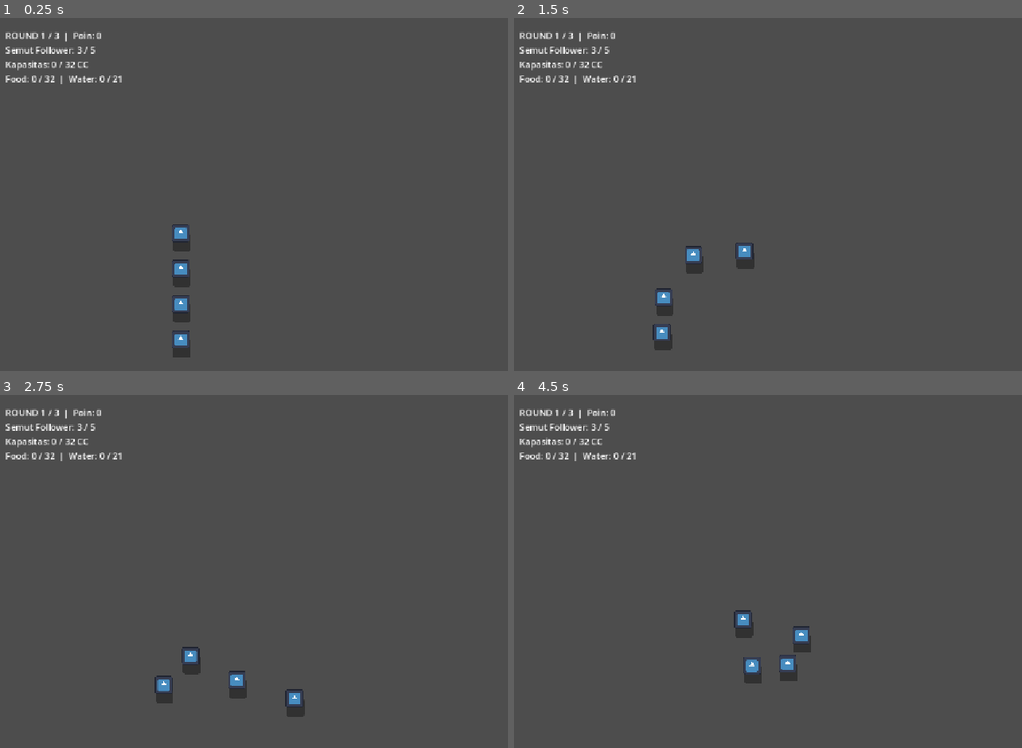
Above: before the commit, frames 1-4 (two rows, left to right).
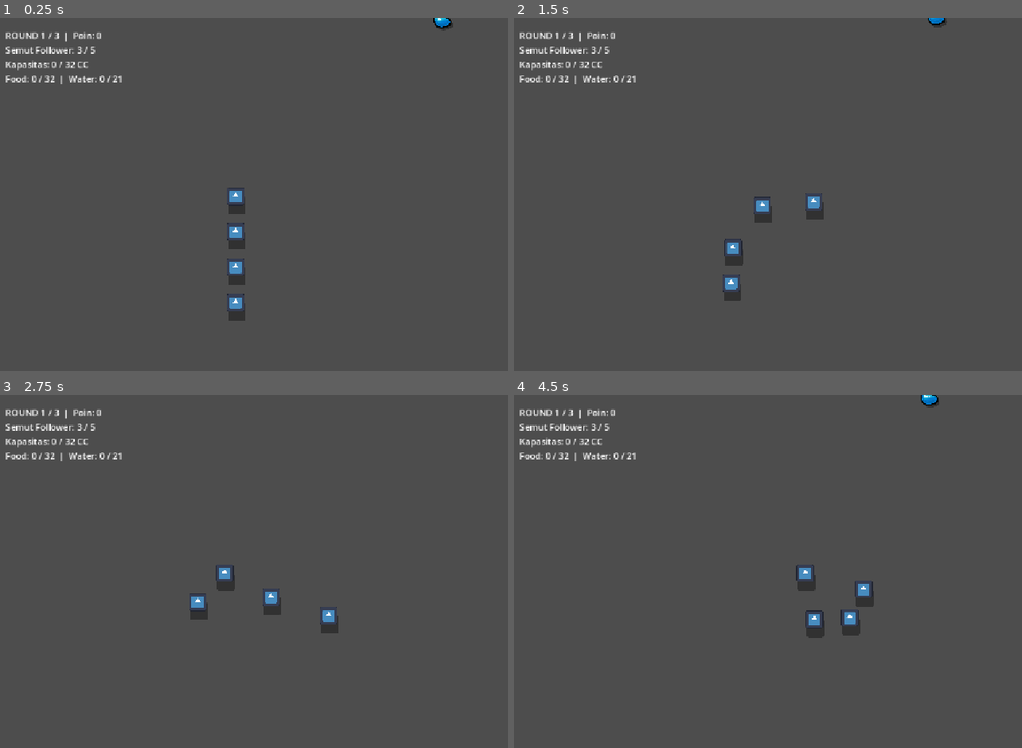
Above: after the commit, the same moments.

Repository: michaelaudrey777-boop/Hands-On
Game: Godot game, scene res://scenes/main.tscn
Two runs of this game, one before a commit and one after it. Both use one fixed random seed, a clock stepped at 60 frames per second and the inputs below. The engine's default icon, where the game draws it, is replaced by a stand-in: a white triangle on a blue panel in a dark square.
Inputs:
- Up to frame 1 (0.25 s): no input
- Up to frame 2 (1.5 s): tap Enter at 0.5 s; hold D (Right) 0.53-1.28 s; tap E at 0.6 s; tap Space at 0.77 s; hold S (Down) from 1.28 s (still down); tap Q at 1.35 s
- Up to frame 3 (2.75 s): tap Space at 1.52 s; release S (Down) at 2.03 s; hold D (Right) from 2.03 s (still down); tap R at 2.1 s
- Up to frame 4 (4.5 s): release D (Right) at 2.78 s; hold W (Up) 2.78-3.53 s; tap E at 2.85 s; tap Space at 3.02, 3.77 s; hold A (Left) from 3.53 s (still down); tap Q at 3.6 s; tap R at 4.35 s

The runs differ from the first frame. In frame 1, 1.6% of the frame differs, in the area x 33-90%, y 0-97%; in frame 2, 1.6%; in frame 3, 1.6%; in frame 4, 1.7%, in the area x 43-84%, y 0-82%.

Commit message:
fixed feet hazards

Diff:
--- a/ant-icipate/scenes/ant_leader.tscn
+++ b/ant-icipate/scenes/ant_leader.tscn
@@ -30,10 +30,10 @@
 [node name="Camera2D" type="Camera2D" parent="." unique_id=1166363298]
 position = Vector2(0, -30)
 zoom = Vector2(0.5, 0.5)
-limit_left = -100
-limit_top = -3300
-limit_right = 10000
-limit_bottom = 1100
+limit_left = -200
+limit_top = -8200
+limit_right = 24200
+limit_bottom = 1200
 limit_smoothed = true
 position_smoothing_enabled = true
 position_smoothing_speed = 6.0
--- a/ant-icipate/scenes/hazard_foot.tscn
+++ b/ant-icipate/scenes/hazard_foot.tscn
@@ -1,7 +1,11 @@
 [gd_scene format=3 uid="uid://dx7ha1hcs67fp"]
 
-[ext_resource type="Script" uid="uid://dqtpeigyvfp1y" path="res://scripts/hazard_foot.gd" id="1_5aeo8"]
+[ext_resource type="Script" uid="uid://uvdtovvxhhao" path="res://scripts/hazard_foot.gd" id="1_5aeo8"]
+[ext_resource type="Texture2D" uid="uid://bec0x2jck7ebv" path="res://assets/hazards/foot_shadow.png" id="2_0hrdb"]
 
 [node name="HazardFoot" type="Node2D" unique_id=759087941]
 script = ExtResource("1_5aeo8")
 radius = 250.0
+shadow_texture = ExtResource("2_0hrdb")
+shadow_offset = Vector2(0, 33)
+shadow_visual_scale_multiplier = 1.15
--- a/ant-icipate/scenes/main.tscn
+++ b/ant-icipate/scenes/main.tscn
@@ -11,7 +11,10 @@
 [ext_resource type="Texture2D" uid="uid://bnoogxgdhlvhk" path="res://assets/resources/resource_Fruit.png" id="6_trceg"]
 [ext_resource type="Texture2D" uid="uid://coy7dx8mhwgsd" path="res://assets/resources/resource_Sugar.png" id="7_a8y0u"]
 [ext_resource type="Texture2D" uid="uid://q0cltde4ss7l" path="res://assets/resources/resource_Meat1.png" id="8_jkv2x"]
+[ext_resource type="Texture2D" uid="uid://cpjtyiwwy1kix" path="res://assets/resources/resource_Meat2.png" id="9_jkv2x"]
 [ext_resource type="Texture2D" uid="uid://n7lfykogwfuo" path="res://assets/hazards/foot_green.png" id="10_eb6dy"]
+[ext_resource type="Texture2D" uid="uid://cxkw7ol5mngb" path="res://assets/hazards/foot_blue (1).png" id="11_jbj1t"]
+[ext_resource type="Texture2D" uid="uid://j8hg6uwe5yl3" path="res://assets/hazards/foot_coolerred.png" id="12_muem4"]
 
 [sub_resource type="RectangleShape2D" id="RectangleShape2D_d0nb3"]
 size = Vector2(24, 240)
@@ -20,22 +23,22 @@
 size = Vector2(240, 24)
 
 [sub_resource type="RectangleShape2D" id="RectangleShape2D_tefeu"]
-size = Vector2(60, 4200)
+size = Vector2(80, 9000)
 
 [sub_resource type="RectangleShape2D" id="RectangleShape2D_o6xl0"]
-size = Vector2(60, 4200)
+size = Vector2(80, 9000)
 
 [sub_resource type="RectangleShape2D" id="RectangleShape2D_84upj"]
-size = Vector2(100, 4400)
+size = Vector2(200, 9400)
 
 [sub_resource type="RectangleShape2D" id="RectangleShape2D_vrco3"]
-size = Vector2(100, 4400)
+size = Vector2(200, 9400)
 
 [sub_resource type="RectangleShape2D" id="RectangleShape2D_jn7yh"]
-size = Vector2(10100, 100)
+size = Vector2(24400, 200)
 
 [sub_resource type="RectangleShape2D" id="RectangleShape2D_5t25c"]
-size = Vector2(10100, 100)
+size = Vector2(24400, 200)
 
 [node name="Main" type="Node2D" unique_id=1787259563 node_paths=PackedStringArray("leader", "ant_dens", "round_start_markers", "forward_borders")]
 script = ExtResource("1_0wfyh")
@@ -43,8 +46,8 @@
 leader = NodePath("AntLeader")
 ant_dens = [NodePath("AntDen1"), NodePath("AntDen2"), NodePath("AntDen3")]
 round_start_markers = [null, NodePath("Spawn_Round2"), NodePath("Spawn_Round3")]
-round_spawn_mins = Array[Vector2]([Vector2(200, -300), Vector2(3500, -3000), Vector2(6800, -3000)])
-round_spawn_maxs = Array[Vector2]([Vector2(3100, 800), Vector2(6400, 800), Vector2(9600, 800)])
+round_spawn_mins = Array[Vector2]([Vector2(350, -7650), Vector2(8350, -7650), Vector2(16350, -7650)])
+round_spawn_maxs = Array[Vector2]([Vector2(7650, 650), Vector2(15650, 650), Vector2(22900, 650)])
 forward_borders = [NodePath("RoundBorders/Border_R1_to_R2"), NodePath("RoundBorders/Border_R2_to_R3")]
 item_scene = ExtResource("4_jyhfs")
 item_spawn_interval = 6.0
@@ -53,14 +56,14 @@
 tex_water_droplet = ExtResource("5_eb6dy")
 tex_fruit_piece = ExtResource("6_trceg")
 tex_sugar_cube = ExtResource("7_a8y0u")
-tex_meat = ExtResource("8_jkv2x")
+tex_meat_variants = Array[Texture2D]([ExtResource("8_jkv2x"), ExtResource("9_jkv2x")])
 grid_columns = 5
 grid_rows = 5
 foot_scene = ExtResource("4_tefeu")
-foot_texture = ExtResource("10_eb6dy")
+foot_textures = Array[Texture2D]([ExtResource("11_jbj1t"), ExtResource("12_muem4"), ExtResource("10_eb6dy")])
 
 [node name="AntLeader" parent="." unique_id=1506983490 instance=ExtResource("1_o5qli")]
-position = Vector2(450, 650)
+position = Vector2(600, 450)
 item_scene = ExtResource("4_jyhfs")
 
 [node name="HUD" type="CanvasLayer" parent="." unique_id=1823060854]
@@ -72,15 +75,15 @@
 offset_bottom = 43.0
 
 [node name="AntDen1" parent="." unique_id=913425769 instance=ExtResource("5_tbgi4")]
-position = Vector2(2950, -2800)
+position = Vector2(7400, -7400)
 
 [node name="AntDen2" parent="." unique_id=964564370 instance=ExtResource("5_tbgi4")]
-position = Vector2(6250, 650)
+position = Vector2(15400, 450)
 required_food = 56
 required_water = 37
 
 [node name="AntDen3" parent="." unique_id=707742666 instance=ExtResource("5_tbgi4")]
-position = Vector2(9350, -2700)
+position = Vector2(23200, -7300)
 required_food = 80
 required_water = 52
 
@@ -104,13 +107,13 @@
 [node name="RoundBorders" type="Node2D" parent="." unique_id=405659590]
 
 [node name="Border_R1_to_R2" type="StaticBody2D" parent="RoundBorders" unique_id=1121053727]
-position = Vector2(3300, -1100)
+position = Vector2(8000, -3500)
 
 [node name="CollisionShape2D" type="CollisionShape2D" parent="RoundBorders/Border_R1_to_R2" unique_id=461975400]
 shape = SubResource("RectangleShape2D_tefeu")
 
 [node name="Border_R2_to_R3" type="StaticBody2D" parent="RoundBorders" unique_id=441504374]
-position = Vector2(6600, -1100)
+position = Vector2(16000, -3500)
 
 [node name="CollisionShape2D" type="CollisionShape2D" parent="RoundBorders/Border_R2_to_R3" unique_id=996747778]
 shape = SubResource("RectangleShape2D_o6xl0")
@@ -118,25 +121,25 @@
 [node name="MapBorders" type="StaticBody2D" parent="." unique_id=1773949582]
 
 [node name="WallLeft" type="CollisionShape2D" parent="MapBorders" unique_id=1316470771]
-position = Vector2(-50, -1100)
+position = Vector2(-100, -3500)
 shape = SubResource("RectangleShape2D_84upj")
 
 [node name="WallRight" type="CollisionShape2D" parent="MapBorders" unique_id=1233678349]
-position = Vector2(9950, -1100)
+position = Vector2(24100, -3500)
 shape = SubResource("RectangleShape2D_vrco3")
 
 [node name="WallTop" type="CollisionShape2D" parent="MapBorders" unique_id=332572633]
-position = Vector2(4950, -3250)
+position = Vector2(12000, -8100)
 shape = SubResource("RectangleShape2D_jn7yh")
 
 [node name="WallBottom" type="CollisionShape2D" parent="MapBorders" unique_id=97777806]
-position = Vector2(4950, 1050)
+position = Vector2(12000, 1100)
 shape = SubResource("RectangleShape2D_5t25c")
 
 [node name="Spawn_Round2" type="Marker2D" parent="." unique_id=2134173784]
-position = Vector2(3550, -2800)
+position = Vector2(8550, -7400)
 
 [node name="Spawn_Round3" type="Marker2D" parent="." unique_id=2138021059]
-position = Vector2(6850, 650)
+position = Vector2(16550, 450)
 
 [editable path="AntDen3"]
--- a/ant-icipate/scripts/hazard_foot.gd
+++ b/ant-icipate/scripts/hazard_foot.gd
@@ -6,6 +6,11 @@
 @export var linger_time: float = 1.0
 @export var start_shadow_scale: float = 1.4
 @export var hit_offset: Vector2 = Vector2(0, -33)  # ant sprite sit above its node origin
+
+@export_group("Visual Sprites")
+@export var shadow_texture: Texture2D = null
+@export var shadow_offset: Vector2 = Vector2(0, 18)
+@export var shadow_visual_scale_multiplier: float = 1.0
 @export var foot_texture: Texture2D = null
 @export var foot_visual_scale_multiplier: float = 1.1
 
@@ -58,23 +63,32 @@
 		elif killed == 0:
 			leader.remove_follower(leader.followers.back())
 
+func _draw_centered_texture(tex: Texture2D, target_diameter: float, modulate_color: Color, offset: Vector2 = Vector2.ZERO) -> void:
+	var tex_size := tex.get_size()
+	var max_dim := maxf(tex_size.x, tex_size.y)
+	if max_dim <= 0.0:
+		return
+	var draw_size := tex_size * (target_diameter / max_dim)
+	draw_texture_rect(tex, Rect2(-draw_size * 0.5 + offset, draw_size), false, modulate_color)
+
 func _draw() -> void:
 	match state:
 		State.TELEGRAPH:
 			var t := clampf(timer / telegraph_time, 0.0, 1.0)
 			var r := lerpf(radius * start_shadow_scale, radius, t)
-			var alpha := lerpf(0.10, 0.80, t * t)
-			draw_circle(Vector2.ZERO, r, Color(0, 0, 0, alpha))
-			draw_arc(Vector2.ZERO, r, 0.0, TAU, 64, Color(0, 0, 0, minf(alpha + 0.2, 1.0)), 3.0)
+			var alpha := lerpf(0.15, 0.85, t * t)
+
+			if shadow_texture != null:
+				_draw_centered_texture(shadow_texture, r * 2.0 * shadow_visual_scale_multiplier, Color(1, 1, 1, alpha), shadow_offset)
+			else:
+				draw_circle(shadow_offset, r, Color(0, 0, 0, alpha))
+				draw_arc(shadow_offset, r, 0.0, TAU, 64, Color(0, 0, 0, minf(alpha + 0.2, 1.0)), 3.0)
 		State.STOMPED:
+			if shadow_texture != null:
+				_draw_centered_texture(shadow_texture, radius * 2.0 * shadow_visual_scale_multiplier, Color(1, 1, 1, 0.85), shadow_offset)
+
 			if foot_texture != null:
-				var tex_size := foot_texture.get_size()
-				var max_dim := maxf(tex_size.x, tex_size.y)
-				if max_dim > 0.0:
-					var target_diam := radius * 2.0 * foot_visual_scale_multiplier
-					var draw_size := tex_size * (target_diam / max_dim)
-					draw_texture_rect(foot_texture, Rect2(-draw_size * 0.5, draw_size), false)
+				_draw_centered_texture(foot_texture, radius * 2.0 * foot_visual_scale_multiplier, Color.WHITE)
 			else:
-				# placeholder foot, swap for real sprite later
 				draw_circle(Vector2.ZERO, radius, Color(0.35, 0.20, 0.14))
 				draw_arc(Vector2.ZERO, radius, 0.0, TAU, 64, Color(0.15, 0.08, 0.05), 6.0)
--- a/ant-icipate/scripts/main.gd
+++ b/ant-icipate/scripts/main.gd
@@ -2,13 +2,14 @@
 
 @export var follower_scene: PackedScene
 @export var leader: Node2D
-@export var initial_spawn_delay: float = 15.0
-@export var spawn_interval: float = 10.0
+@export var initial_spawn_delay: float = 8.0
+@export var spawn_interval: float = 9.0
 
 @export_group("Round Loop & Ant Dens")
 @export var ant_dens: Array[Area2D] = []
 @export var round_start_markers: Array[Marker2D] = []
-@export var round_max_items: Array[int] = [10, 15, 20]
+@export var round_max_items: Array[int] = [30, 40, 50]
+@export var initial_round_items: int = 18
 @export var round_spawn_mins: Array[Vector2] = []
 @export var round_spawn_maxs: Array[Vector2] = []
 
@@ -17,36 +18,38 @@
 
 @export_group("Item Spawn Settings")
 @export var item_scene: PackedScene
-@export var initial_item_delay: float = 3.0
-@export var item_spawn_interval: float = 9.0
-@export var max_items_on_map: int = 10
-@export var min_item_distance_from_leader: float = 600.0
-@export var min_distance_between_items: float = 350.0
+@export var initial_item_delay: float = 2.0
+@export var item_spawn_interval: float = 4.5
+@export var max_items_on_map: int = 30
+@export var min_item_distance_from_leader: float = 700.0
+@export var min_distance_between_items: float = 650.0
 
 @export_group("Item Sprites")
 @export var tex_bread_crumb: Texture2D
 @export var tex_water_droplet: Texture2D
 @export var tex_fruit_piece: Texture2D
 @export var tex_sugar_cube: Texture2D
-@export var tex_meat: Texture2D
+@export var tex_meat_variants: Array[Texture2D] = []
 
 @export_group("Default Spawn Area & Distribution")
-@export var spawn_area_min: Vector2 = Vector2(100, 100)
-@export var spawn_area_max: Vector2 = Vector2(1800, 1000)
-@export var grid_columns: int = 4
-@export var grid_rows: int = 3
-@export var min_distance_from_leader: float = 300.0
+@export var spawn_area_min: Vector2 = Vector2(350, -7650)
+@export var spawn_area_max: Vector2 = Vector2(7650, 650)
+@export var grid_columns: int = 6
+@export var grid_rows: int = 6
+@export var min_distance_from_leader: float = 450.0
 
 @onready var status_label: Label = get_node_or_null("HUD/StatusLabel")
 
 @export_group("Hazard Settings")
 @export var foot_scene: PackedScene
-@export var foot_texture: Texture2D
-@export var initial_hazard_delay: float = 20.0
-@export var hazard_interval: float = 20.0
-@export var hazard_spawn_range: float = 1200.0
-@export var target_squad_chance: float = 0.5
-@export var den_safe_radius: float = 420.0
+@export var foot_textures: Array[Texture2D] = []
+@export var initial_hazard_delay: float = 6.0
+@export var round_hazard_intervals: Array[float] = [8.5, 5.5, 3.5]
+@export var hazard_interval_fallback: float = 4.0
+@export var hazard_spawn_range: float = 2200.0
+@export var target_ants_chance: float = 0.55
+@export var den_safe_radius: float = 450.0
+@export var min_distance_between_hazards: float = 220.0
 
 const ITEM_CATALOG: Array[Dictionary] = [
 	{
@@ -78,7 +81,7 @@
 		"color": Color(0.90, 0.25, 0.35),
 		"size_multiplier": 1.0,
 		"spawn_weight": 15,
-		"max_on_map": 5
+		"max_on_map": 8
 	},
 	{
 		"name": "Sugar Cube",
@@ -89,7 +92,7 @@
 		"color": Color(0.95, 0.95, 1.00),
 		"size_multiplier": 1.0,
 		"spawn_weight": 6,
-		"max_on_map": 1
+		"max_on_map": 2
 	},
 	{
 		"name": "Meat",
@@ -100,7 +103,7 @@
 		"color": Color(0.75, 0.20, 0.20),
 		"size_multiplier": 1.0,
 		"spawn_weight": 4,
-		"max_on_map": 1
+		"max_on_map": 2
 	}
 ]
 
@@ -192,6 +195,9 @@
 		for f in get_tree().get_nodes_in_group("followers"):
 			if is_instance_valid(f) and f.get("line_target") == null:
 				f.queue_free()
+		for item in get_tree().get_nodes_in_group("items"):
+			if is_instance_valid(item):
+				item.queue_free()
 
 	if leader != null and idx >= 0 and idx < round_start_markers.size():
 		var marker := round_start_markers[idx]
@@ -202,7 +208,13 @@
 
 	_refill_cells(available_follower_cells)
 	_refill_cells(available_item_cells)
+	_populate_initial_round_items.call_deferred()
 	_refresh_hud()
+
+func _populate_initial_round_items() -> void:
+	var target_count := mini(initial_round_items, max_items_on_map)
+	for i in range(target_count):
+		_on_item_spawn_timer_timeout()
 
 func _activate_round_borders() -> void:
 	for border in forward_borders:
@@ -328,7 +340,9 @@
 		"Sugar Cube":
 			return tex_sugar_cube
 		"Meat":
-			return tex_meat
+			var valid_meats := tex_meat_variants.filter(func(t): return t != null)
+			if not valid_meats.is_empty():
+				return valid_meats.pick_random()
 	return null
 
 func _count_item_in_play(item_name: String) -> int:
@@ -466,8 +480,13 @@
 	await get_tree().create_timer(initial_hazard_delay).timeout
 	while is_inside_tree() and not game_finished and not is_game_over:
 		_spawn_foot()
-		var wait := maxf(5.0, hazard_interval - (current_round - 1) * 5.0)
-		await get_tree().create_timer(wait).timeout
+		var idx := current_round - 1
+		var wait := hazard_interval_fallback
+		if idx >= 0 and idx < round_hazard_intervals.size():
+			wait = round_hazard_intervals[idx]
+		elif not round_hazard_intervals.is_empty():
+			wait = round_hazard_intervals.back()
+		await get_tree().create_timer(maxf(2.0, wait)).timeout
 
 func _spawn_foot() -> void:
 	if foot_scene == null or leader == null or leader.get("is_dead") == true:
@@ -478,9 +497,11 @@
 		return
 
 	var foot := foot_scene.instantiate() as Node2D
+	foot.add_to_group("hazards")
 	foot.leader = leader
-	if foot_texture != null:
-		foot.set("foot_texture", foot_texture)
+	var valid_feet := foot_textures.filter(func(t): return t != null)
+	if not valid_feet.is_empty():
+		foot.set("foot_texture", valid_feet.pick_random())
 	foot.global_position = foot_pos
 	add_child(foot)
 
@@ -493,29 +514,48 @@
 		if is_instance_valid(marker) and pos.distance_to(marker.global_position) < den_safe_radius:
 			return true
 
+	for h in get_tree().get_nodes_in_group("hazards"):
+		if is_instance_valid(h) and pos.distance_to(h.global_position) < min_distance_between_hazards:
+			return true
+
 	return false
 
 func _get_foot_position() -> Vector2:
-	var squad: Array = leader.get("followers").duplicate()
-	if not squad.is_empty() and randf() < target_squad_chance:
-		squad.shuffle()
-		for f in squad:
-			if is_instance_valid(f) and not _is_in_safe_zone(f.global_position):
-				return f.global_position
-
-	var targets: Array = []
+	var ant_targets: Array[Vector2] = []
+	if not _is_in_safe_zone(leader.global_position):
+		ant_targets.append(leader.global_position)
+
+	var squad: Array = leader.get("followers")
+	for f in squad:
+		if is_instance_valid(f) and not _is_in_safe_zone(f.global_position):
+			ant_targets.append(f.global_position)
+
+	var item_targets: Array[Vector2] = []
 	for item in get_tree().get_nodes_in_group("items"):
 		if is_instance_valid(item) and not _is_in_safe_zone(item.global_position):
 			if item.global_position.distance_to(leader.global_position) <= hazard_spawn_range:
-				targets.append(item)
-
-	var base: Vector2 = leader.global_position
-	if not targets.is_empty():
-		base = targets.pick_random().global_position
-
+				item_targets.append(item.global_position)
+
+	var target_ants := randf() < target_ants_chance
+	if target_ants and not ant_targets.is_empty():
+		var pos := _pick_offset_position(ant_targets, 85.0)
+		if pos != Vector2.INF:
+			return pos
+
+	if not item_targets.is_empty():
+		var pos := _pick_offset_position(item_targets, 110.0)
+		if pos != Vector2.INF:
+			return pos
+
+	if not ant_targets.is_empty():
+		return _pick_offset_position(ant_targets, 85.0)
+
+	return Vector2.INF
+
+func _pick_offset_position(bases: Array[Vector2], max_offset: float) -> Vector2:
 	for i in range(15):
-		var candidate := base + Vector2(randf_range(-120, 120), randf_range(-120, 120))
+		var base: Vector2 = bases.pick_random()
+		var candidate := base + Vector2(randf_range(-max_offset, max_offset), randf_range(-max_offset, max_offset))
 		if not _is_in_safe_zone(candidate):
 			return candidate
-
 	return Vector2.INF
